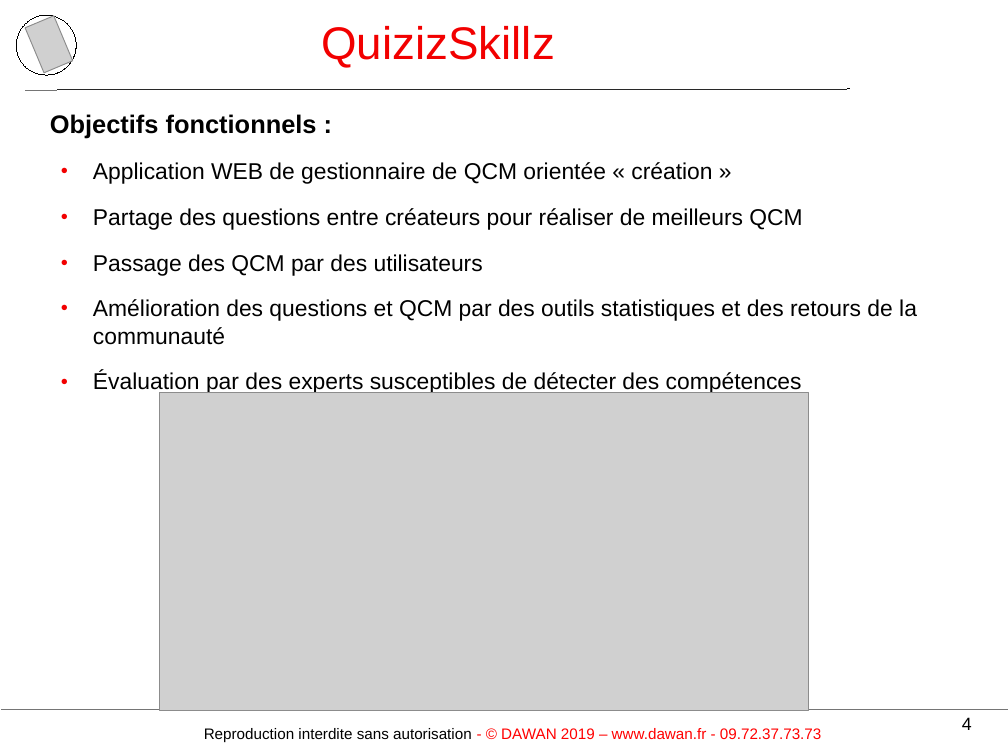
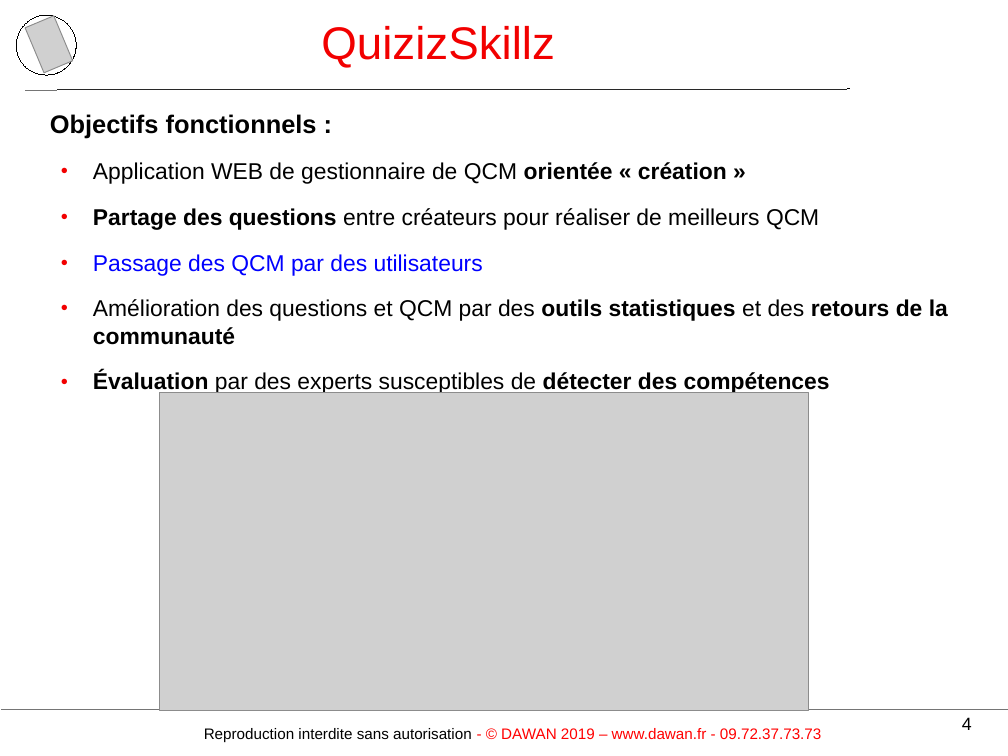
Before and after one commit to TeamLBnantes/QCM, a slide deck: slide 4 of 02Organisation/presentation de Mai/QuizIzSkillzAvecQCM.odp. Drawn at 1008x756 pixels with LibreOffice and Linux fonts; fonts in the diff are those of the drawing; grey boxes stand for pictures; background and template pictures are left out. Boxes give left, top, right and bottom in pixels: in the first picture for what was removed or moved away, otherwise in the second. Text is boxed around its words. In the diff, an @@ line names an element or a change of style, - is before the commit and + after.

```diff
--- a/02Organisation/presentation de Mai/QuizIzSkillzAvecQCM.odp
+++ b/02Organisation/presentation de Mai/QuizIzSkillzAvecQCM.odp
@@ text at [93, 162, 948, 395]: bold on in "orientée « création »", "Partage des questions", "outils statistiques retours de la communauté", "Évaluation détecter des compétences"; text colour #000000 to #0000FF in "Passage des QCM par des utilisateurs" @@
```
Also in this commit, not shown: 10 other slides changed, 6 slides added, 2 slides removed, 40 other files.
